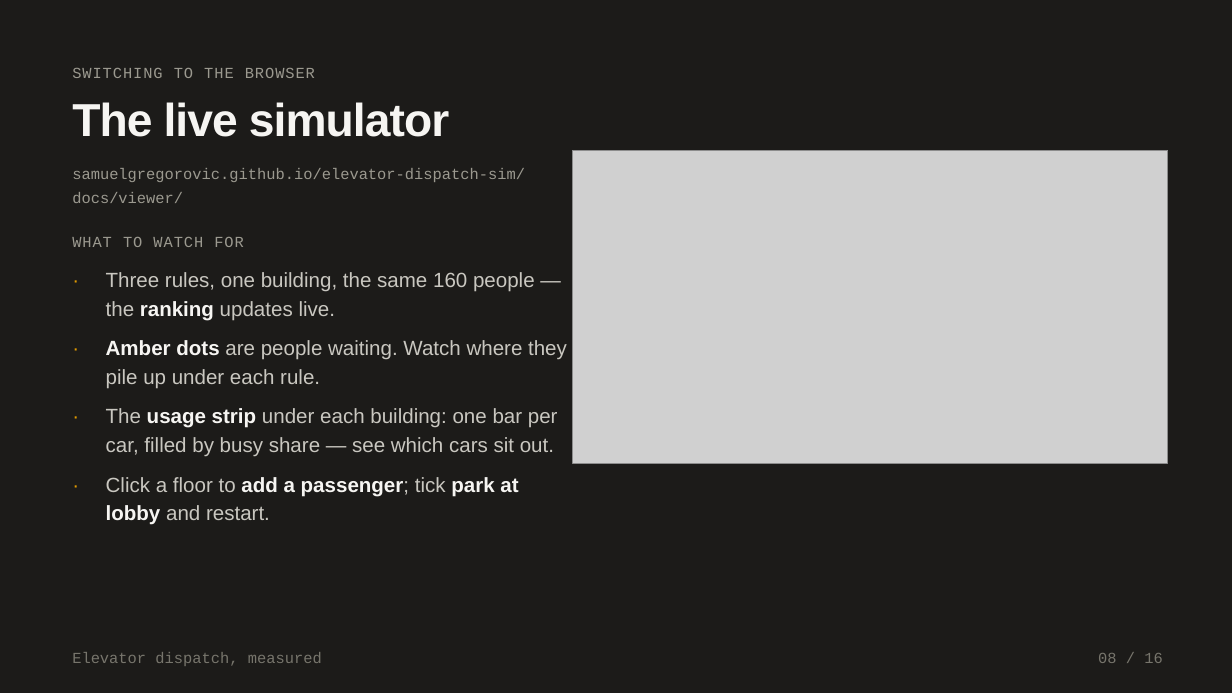
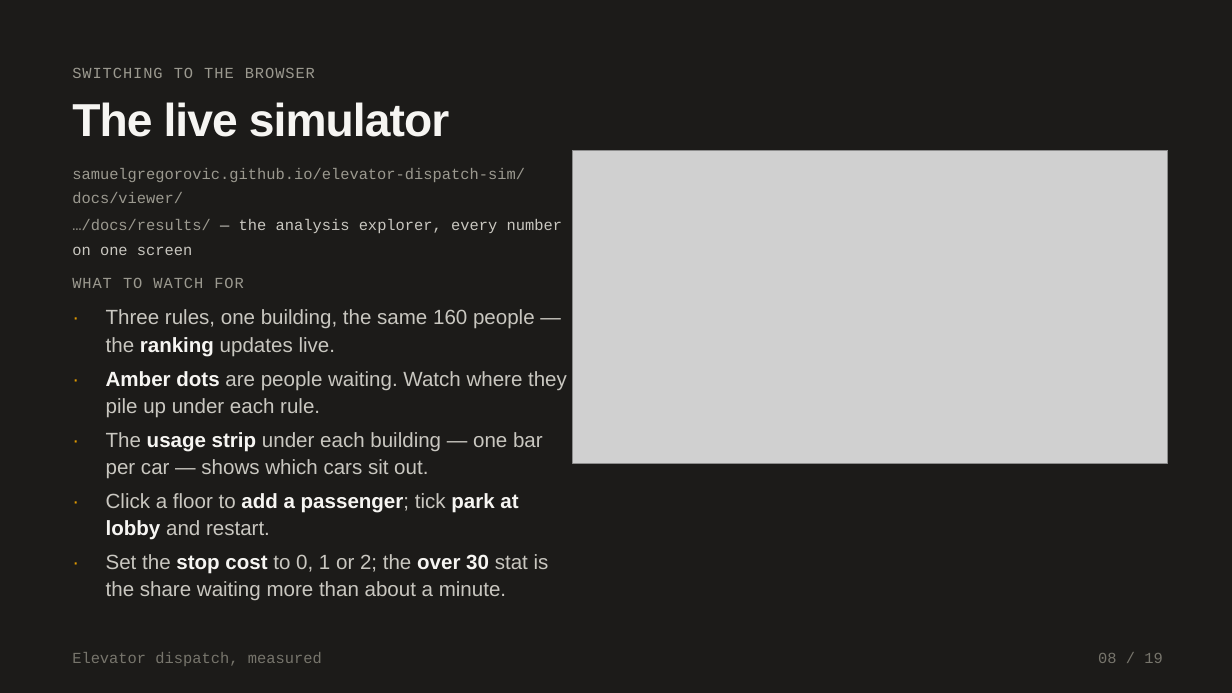
Before and after one commit to samuelgregorovic/elevator-dispatch-sim, a slide deck: slide 8 of docs/presentation/elevator-dispatch.pptx. Drawn at 1232x693 pixels with LibreOffice and Linux fonts; fonts in the diff are those of the drawing; grey boxes stand for pictures. Boxes give left, top, right and bottom in pixels: in the first picture for what was removed or moved away, otherwise in the second. Text is boxed around its words. In the diff, an @@ line names an element or a change of style, - is before the commit and + after.

```diff
--- a/docs/presentation/elevator-dispatch.pptx
+++ b/docs/presentation/elevator-dispatch.pptx
@@ text added at (x1=72, y1=219, x2=562, y2=255), 18 pt, text #C9C7C0 @@
+…/docs/results/ — the analysis explorer, every number on one screen
@@ text "WHAT TO WATCH FOR" moved from (x1=72, y1=237, x2=244, y2=247) to (x1=72, y1=278, x2=244, y2=288) @@
@@ text "·" moved from (x1=71, y1=330, x2=102, y2=387) to (x1=71, y1=300, x2=102, y2=356) @@
@@ text "Three rules, one building, the ..." moved from (x1=106, y1=272, x2=535, y2=320) to (x1=106, y1=309, x2=535, y2=357) @@
@@ line spacing 1.17 to 1.12 in 7 elements at (x1=106, y1=493, x2=518, y2=540), (x1=106, y1=371, x2=567, y2=418), (x1=106, y1=309, x2=535, y2=357), (x1=71, y1=483, x2=102, y2=539), (x1=71, y1=422, x2=102, y2=478), (x1=71, y1=300, x2=102, y2=356), (x1=71, y1=361, x2=102, y2=417) @@
@@ text "·" moved from (x1=71, y1=261, x2=102, y2=319) to (x1=71, y1=361, x2=102, y2=417) @@
@@ text "Amber dots are people waiting. ..." moved from (x1=106, y1=340, x2=567, y2=389) to (x1=106, y1=371, x2=567, y2=418) @@
@@ text "·" moved from (x1=71, y1=398, x2=102, y2=456) to (x1=71, y1=422, x2=102, y2=478) @@
@@ text at (x1=106, y1=432, x2=543, y2=479): text changed @@
-The usage strip under each building: one bar per car, filled by busy share — see which cars sit out.
+The usage strip under each building — one bar per car — shows which cars sit out.
@@ text "·" moved from (x1=71, y1=466, x2=102, y2=524) to (x1=71, y1=483, x2=102, y2=539) @@
@@ text "Click a floor to add ..." moved from (x1=106, y1=477, x2=518, y2=525) to (x1=106, y1=493, x2=518, y2=540) @@
@@ text added at (x1=71, y1=544, x2=102, y2=600), 24 pt, text #E09A00 @@
+·
@@ text added at (x1=106, y1=554, x2=549, y2=600), 24 pt, text #C9C7C0 @@
+Set the stop cost to 0, 1 or 2; the over 30 stat is the share waiting more than about a minute.
```
Also in this commit, not shown: 15 other slides changed, 3 slides added, 2 other files.
